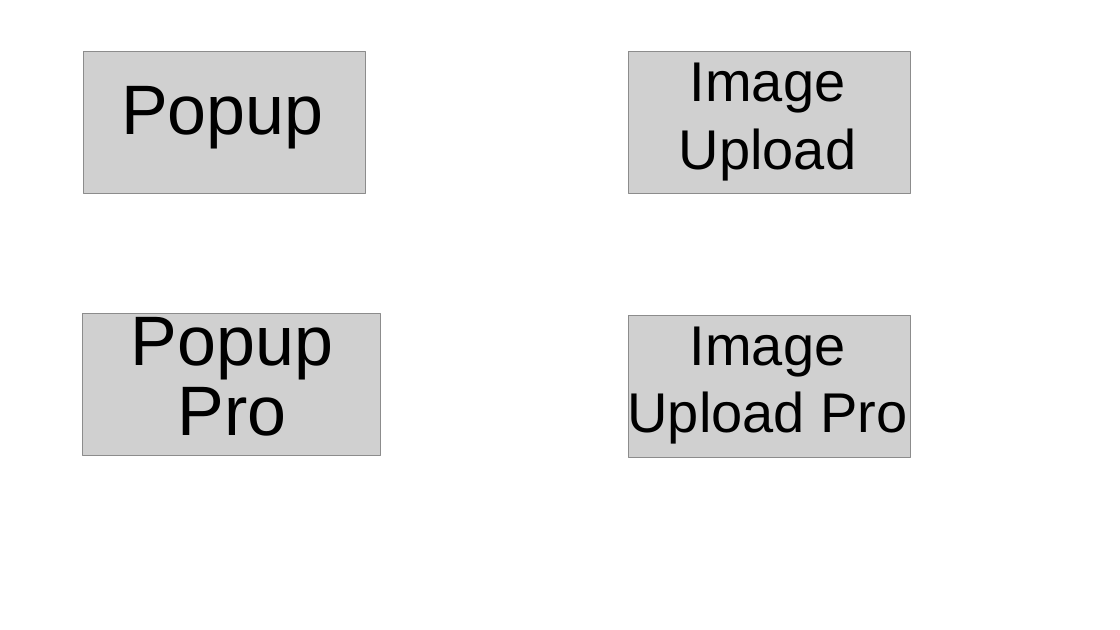
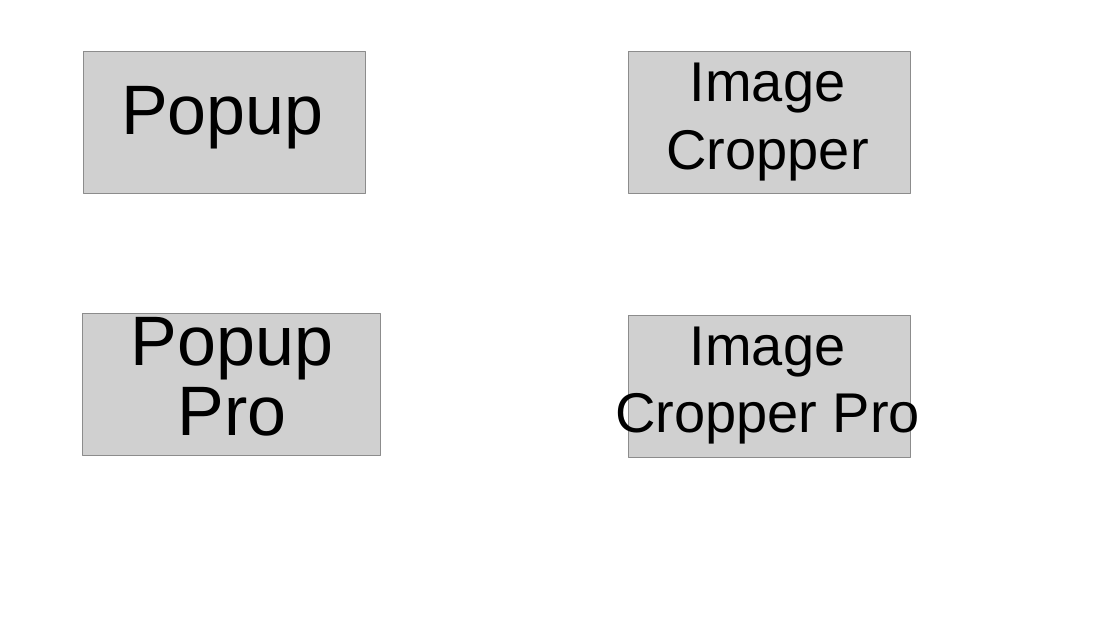
Before and after one commit to klako-web/BE-Components, a slide deck: slide 1 of assets/Component Icons.pptx. Drawn at 1120x630 pixels with LibreOffice and Linux fonts; fonts in the diff are those of the drawing; grey boxes stand for pictures. Boxes give left, top, right and bottom in pixels: in the first picture for what was removed or moved away, otherwise in the second. Text is boxed around its words. In the diff, an @@ line names an element or a change of style, - is before the commit and + after.

```diff
--- a/assets/Component Icons.pptx
+++ b/assets/Component Icons.pptx
@@ text at [666,62,868,178]: text changed @@
-Image Upload
+Image Cropper
@@ text at [615,326,920,442]: text changed @@
-Image Upload Pro
+Image Cropper Pro
```
Also in this commit, not shown: 5 other files.
